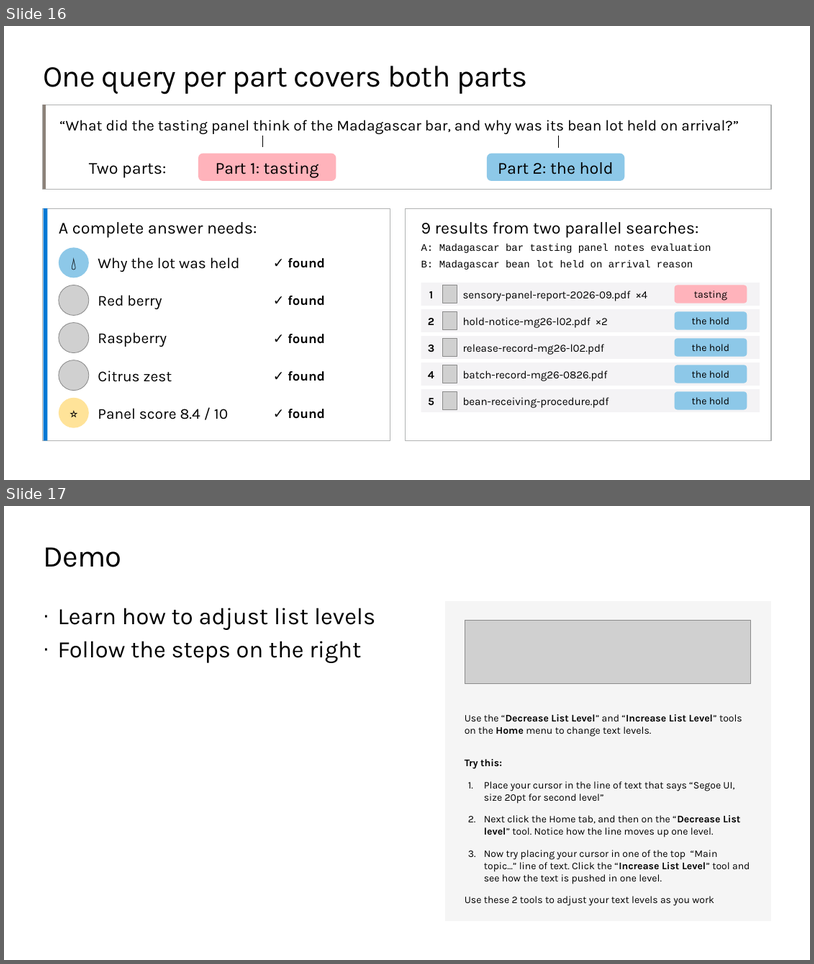
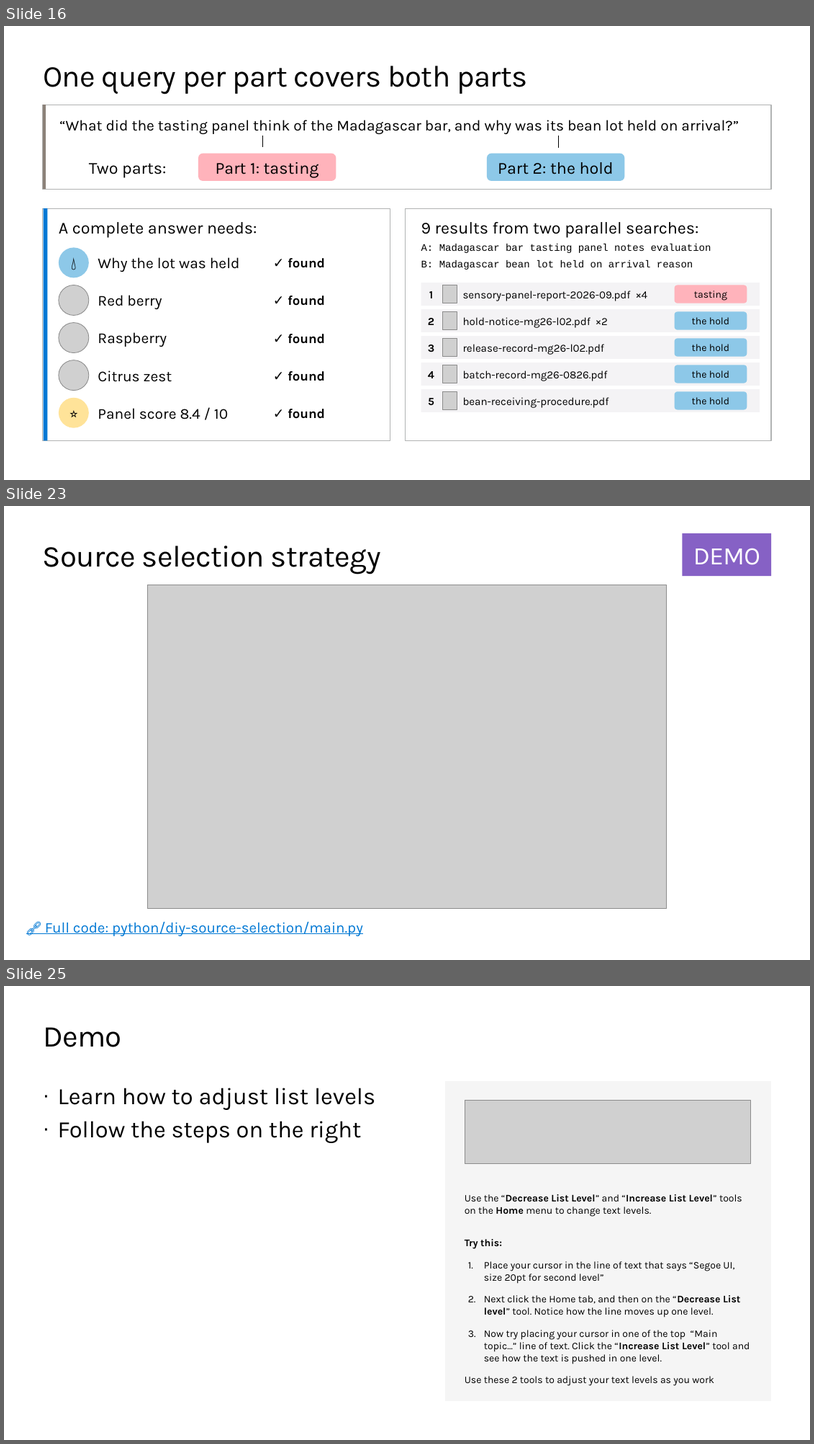
Before and after one commit to microsoft/ignite26-BRK300-building-agentic-retrieval-from-diy-to-foundry-iq, a slide deck: IgniteBRK300-WorkingDeck.pptx. Shown one above the other, each under a label of ours: slides 16 and 17 before the commit, slides 16, 23 and 25 after it; the slides between them are not shown. The pictures are 814x964 and 814x1444 pixels, drawn with LibreOffice and Linux fonts; fonts in the diff are those of the drawing; grey boxes stand for pictures; background and template pictures are left out. Boxes give left, top, right and bottom in pixels: in the first picture for what was removed or moved away, otherwise in the second. Text is boxed around its words. In the diff, an @@ line names an element or a change of style, - is before the commit and + after.

```diff
--- a/IgniteBRK300-WorkingDeck.pptx
+++ b/IgniteBRK300-WorkingDeck.pptx
@@ slide 23 added at [4,506,810,960], background #FFFFFF @@
@@ title added at [43,546,381,574], 36 pt, text #000000 @@
+Source selection strategy
@@ rectangle added at [683,533,772,576], fill #8661C5, 30 pt, text #FFFFFF @@
+DEMO
@@ picture added at [147,584,666,908] @@
@@ text added at [45,921,363,936], 17.6 pt, text #0078D4, underline @@
+🔗 Full code: python/diy-source-selection/main.py
@@ what was slide 17 is now slide 25 @@
```
Also in this commit, not shown: 1 slide changed, 7 other slides added.
